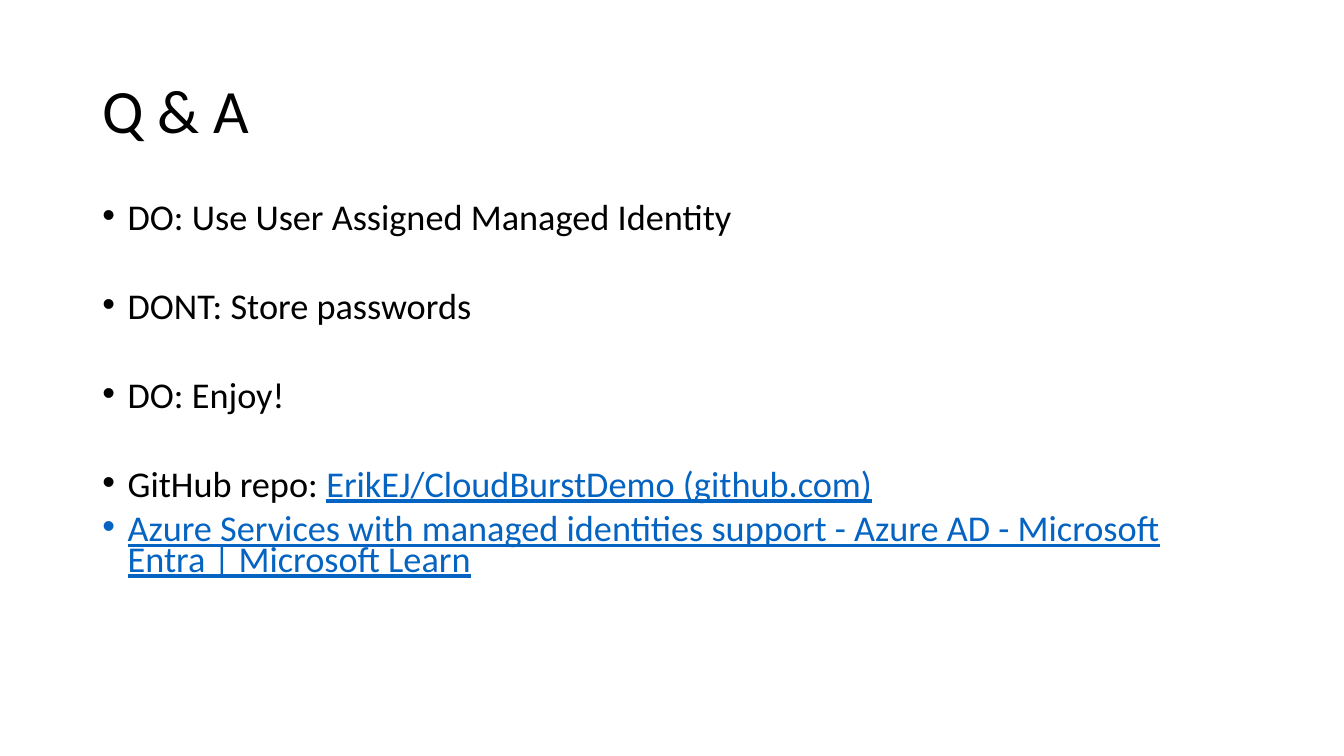
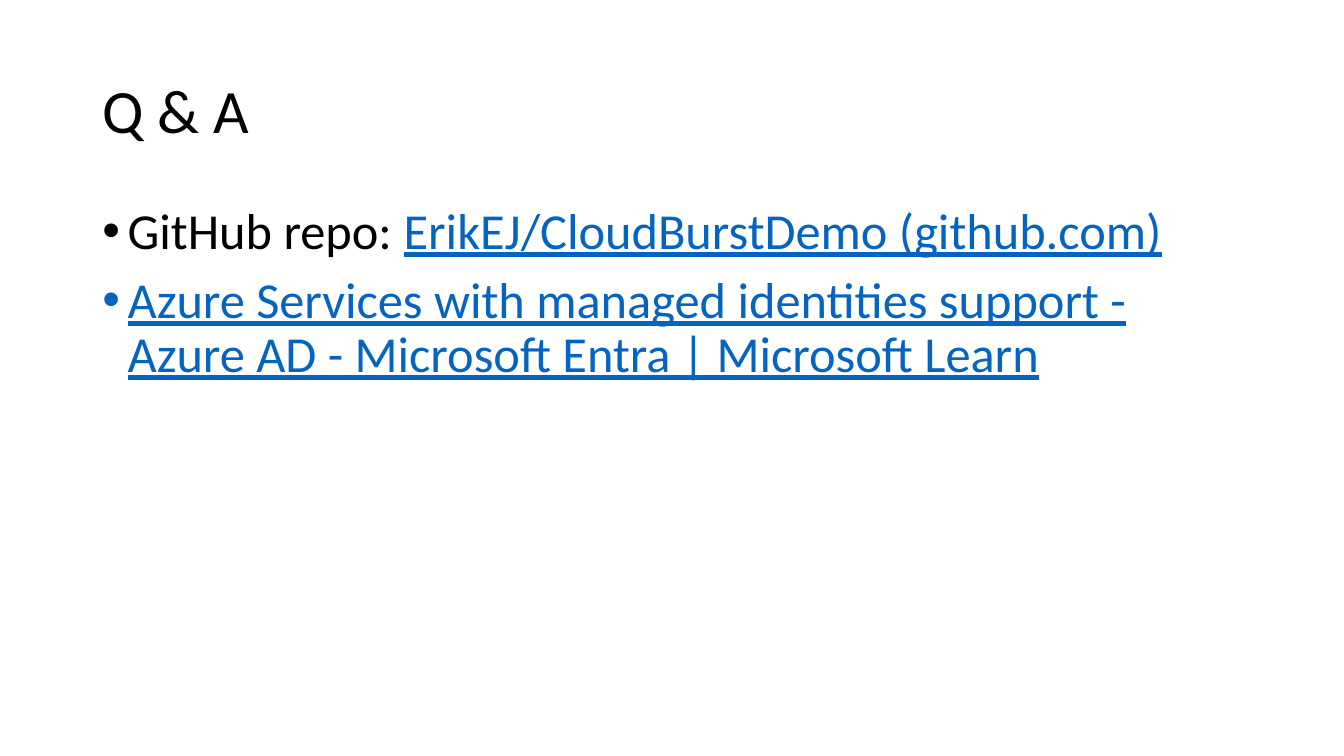
Before and after one commit to ErikEJ/CloudBurstDemo, a slide deck: slide 13 of ManagedIdentity.pptx (slide 11 before the commit). Drawn at 1344x756 pixels with LibreOffice and Linux fonts; fonts in the diff are those of the drawing. Boxes give left, top, right and bottom in pixels: in the first picture for what was removed or moved away, otherwise in the second. Text is boxed around its words. In the diff, an @@ line names an element or a change of style, - is before the commit and + after.

```diff
--- a/ManagedIdentity.pptx
+++ b/ManagedIdentity.pptx
@@ text "GitHub repo: ErikEJ/CloudBurstDemo (github.com)" at (x1=128, y1=212, x2=1162, y2=380): size 25.9 to 36 pt; line spacing 0.7 to 0.9 @@
@@ text at (x1=128, y1=204, x2=732, y2=415): paragraphs removed @@
-• DO: Use User Assigned Managed Identity
-• DONT: Store passwords
-• DO: Enjoy!
```
Also in this commit, not shown: 4 other slides changed, 2 slides added.
